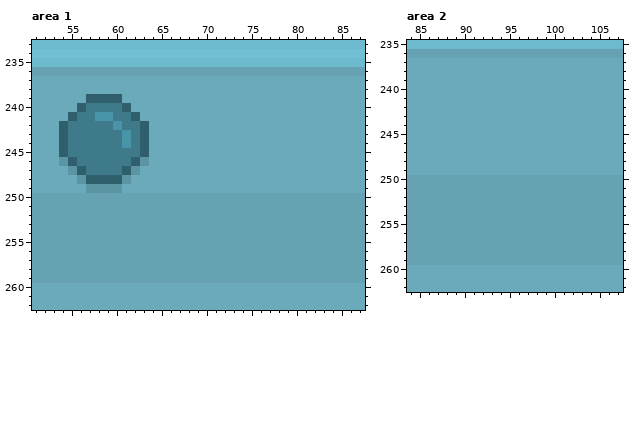
Pixel-art file -- Assets/Resources/Sprites/phone/phone.aseprite. This is how it looked before the edit.
240x264 pixels, 1 frame. Colours within 5 levels of each other are drawn and written as one. Shown: area 1: x 51..87, y 233..262; area 2: x 84..107, y 235..262. The commit also changed other parts of the picture, which this record leaves out.
The result:
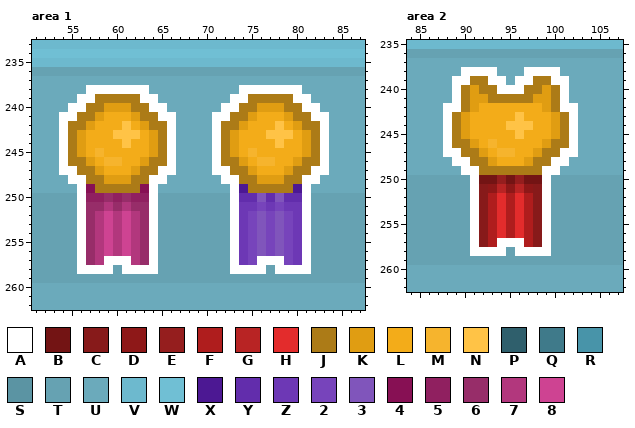
Palette (. is transparent): A #ffffff  B #731414  C #871a1a  D #8e1818  E #951e1e  F #af1d1d  G #b82424  H #e32c2c  J #ac7b17  K #e09d12  L #f3ac19  M #f6b42d  N #ffc346  P #2f5f6c  Q #3f7a8a  R #4894a9  S #5b94a3  T #66a2b2  U #6baabb  V #6db9ce  W #70bfd4  X #4c1893  Y #622dac  Z #6d38b5  2 #7744bb  3 #8055bb  4 #871054  5 #902060  6 #972d69  7 #b2377d  8 #ce4392
Change:
Changed rows in their new state; - is an unchanged pixel.
Area 1, layer "ui":
first column x 54:
238 ---AAAAAAA----------AAAAAAA---
239 --AAJJJJJAA--------AAJJJJJAA--
240 -AAJJKKKJJAA------AAJJKKKJJAA-
241 AAJJKLLLKJJAA----AAJJKLLLKJJAA
242 AJJKLLLNLKJJA----AJJKLLLNLKJJA
243 AJKLLLNNNLKJA----AJKLLLNNNLKJA
244 AJKLLLLNLLKJA----AJKLLLLNLLKJA
245 AJKLMLLLLLKJA----AJKLMLLLLLKJA
246 AJJKLMMLLKJJA----AJJKLMMLLKJJA
247 AAJJKLLLKJJAA----AAJJKLLLKJJAA
248 -AAJJKKKJJAA------AAJJKKKJJAA-
249 --A4JJJJJ4A--------AXJJJJJXA--
250 --A5565655A--------AYY3Y3YYA--
251 --A6676766A--------AZZ2Z2ZZA--
252 --A6787876A--------AZ23232ZA--
253 --A6787876A--------AZ23232ZA--
254 --A6787876A--------AZ23232ZA--
255 --A6787876A--------AZ23232ZA--
256 --A6787876A--------AZ23232ZA--
257 --A67AAA76A--------AZ2AAA2ZA--
258 --AAAA-AAAA--------AAAA-AAAA--
Area 2, layer "ui":
first column x 88:
238 --AAAA---AAAA--
239 -AAJJAA-AAJJAA-
240 -AJKJJAAAJJKJA-
241 -AJKKJJJJJKKJA-
242 AAJKLLLLLLLKJAA
243 AJKLLLLLNLLLKJA
244 AJKLLLLNNNLLKJA
245 AJKLLLLLNLLLKJA
246 AJJKLMLLLLLKJJA
247 AAJJKLMMLLKJJAA
248 -AAJJKLLLKJJAA-
249 --AAJJJJJJJAA--
250 ---ABBEBEBBA---
251 ---ACDGDGDCA---
252 ---ACFHFHFCA---
253 ---ACFHFHFCA---
254 ---ACFHFHFCA---
255 ---ACFHFHFCA---
256 ---ACFHFHFCA---
257 ---ACFAAAFCA---
258 ---AAAA-AAAA---
Pixel boxes of the changes (left, top, right, bottom) in both pictures:
changed: (59, 85, 329, 274)
changed: (443, 67, 578, 256)
